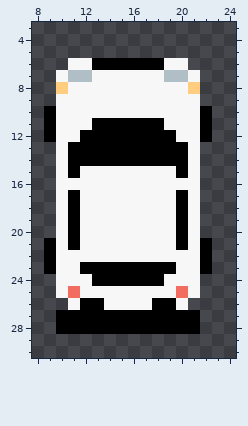
A pixel-art file gets an edit: Assets/Art/Car.aseprite. This is how it looked before the edit.
32x32 pixels, 1 frame. Shown: x 8..24, y 3..30.
The result:
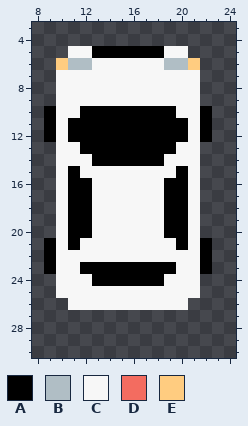
Palette (. is transparent): A #000000  B #b0bec5  C #f7f7f7  D #f36c60  E #ffcc80
Changes in this commit:
layer "Body/1" added
layer "Body/Body 1 - Box Copy" removed
layer "Windows/Windows 0" removed
layer "Lights/Lights 0" removed
layer "Wing/Wing 0" removed
Changed rows in their new state; - is an unchanged pixel.
first column x 10:
 5 -CCAAAAAACC-
 6 EBBCCCCCCBBE
 7 -CC------CC-
 8 C----------C
10 --AAAAAAAA--
11 -AA------AA-
12 -A--------A-
13 -C--------C-
14 -CC------CC-
16 -AA------AA-
17 --A------A--
18 --A------A--
19 --A------A--
20 --A------A--
first column x 10:
25 -C--------C-
26 --CC----CC--
27 ............
28 ............
